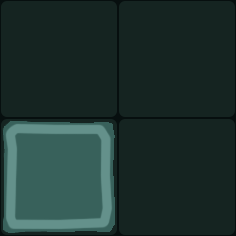
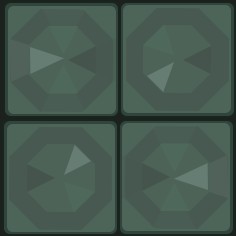
Layers edited between the first and the second w=236, h=236 image:
added group "Grupa 9 kopia 5" with 14 layers in group "Grupa 3" over 119, 120, 235, 236
added group "Grupa 5" (1st of 6, in "Grupa 3" › "Grupa 9 kopia 5") with 13 layers in group "Grupa 9 kopia 5" over 119, 120, 235, 236
added layer "Prostokąt zaokrąglony 6 kopia 3" (1st of 6, in "Grupa 3" › "Grupa 9 kopia 5" › "Grupa 5") in group "Grupa 5" over 119, 120, 235, 236
added group "Grupa 9 kopia 4" with 15 layers in group "Grupa 3" over 120, 2, 236, 118
added group "Grupa 5" (2nd of 6, in "Grupa 3" › "Grupa 9 kopia 4") with 8 layers in group "Grupa 9 kopia 4" over 120, 2, 236, 118
added layer "Prostokąt zaokrąglony 6 kopia 3" (2nd of 6, in "Grupa 3" › "Grupa 9 kopia 4" › "Grupa 5") in group "Grupa 5" over 120, 2, 236, 118
added group "Grupa 9 kopia 3" with 14 layers in group "Grupa 3" over 3, 1, 119, 117
added group "Grupa 5" (3rd of 6, in "Grupa 3" › "Grupa 9 kopia 3") with 13 layers in group "Grupa 9 kopia 3" over 3, 1, 119, 117
added layer "Prostokąt zaokrąglony 6 kopia 3" (3rd of 6, in "Grupa 3" › "Grupa 9 kopia 3" › "Grupa 5") in group "Grupa 5" over 3, 1, 119, 117
added group "Grupa 9 kopia 2" with 15 layers in group "Grupa 3" over 2, 119, 118, 235
added group "Grupa 5" (4th of 6, in "Grupa 3" › "Grupa 9 kopia 2") with 8 layers in group "Grupa 9 kopia 2" over 2, 119, 118, 235
added layer "Prostokąt zaokrąglony 6 kopia 3" (4th of 6, in "Grupa 3" › "Grupa 9 kopia 2" › "Grupa 5") in group "Grupa 5" over 2, 119, 118, 235
moved "Prostokąt zaokrąglony 6 kopia 3" (6th of 6, in "Grupa 3" › "Grupa 9" › "Grupa 5") into group "Grupa 5", painted on it over 119, 1, 235, 117
moved "Prostokąt zaokrąglony 6 kopia 2" (4th of 4, in "Grupa 3" › "Grupa 9" › "Grupa 6") into group "Grupa 6" over 1, 1, 117, 117
painted on "Warstwa 7" over 0, 0, 236, 236
…and 41 more changes (38 added, 1 painted, 2 stack, 1 visibility)
